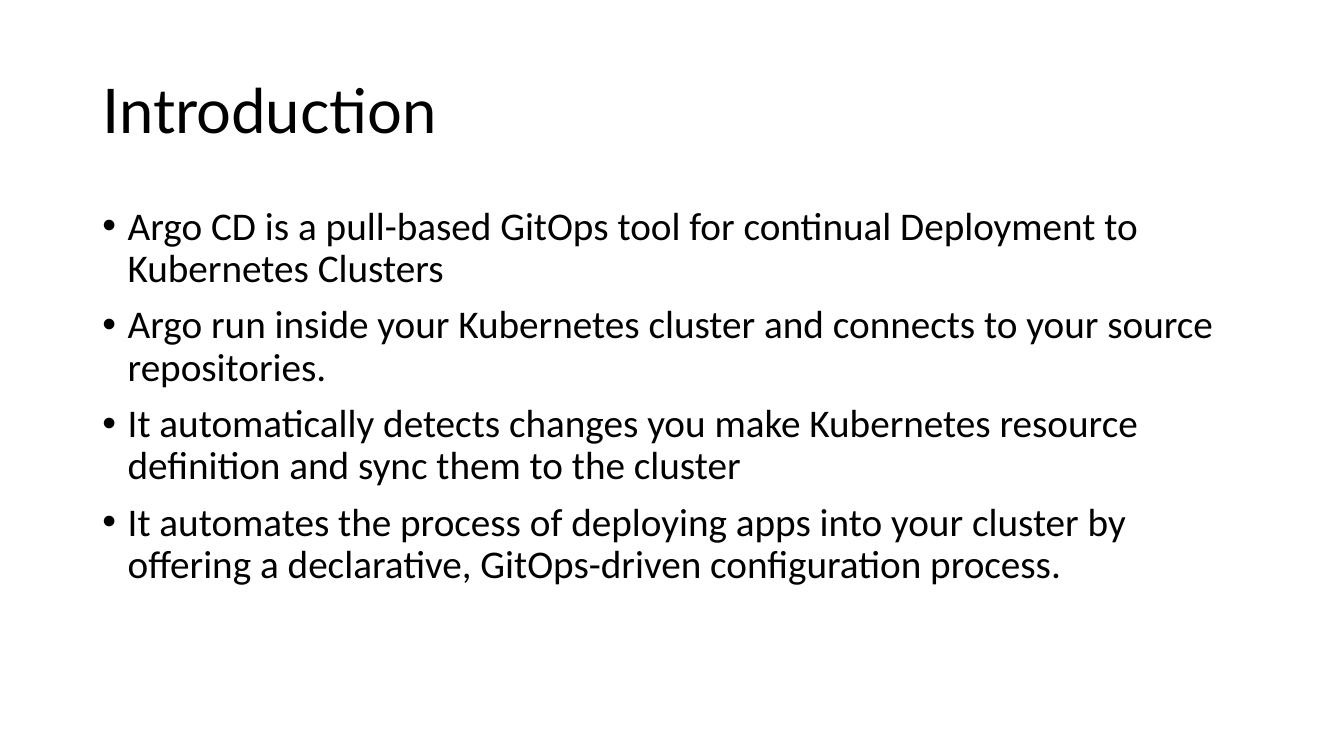
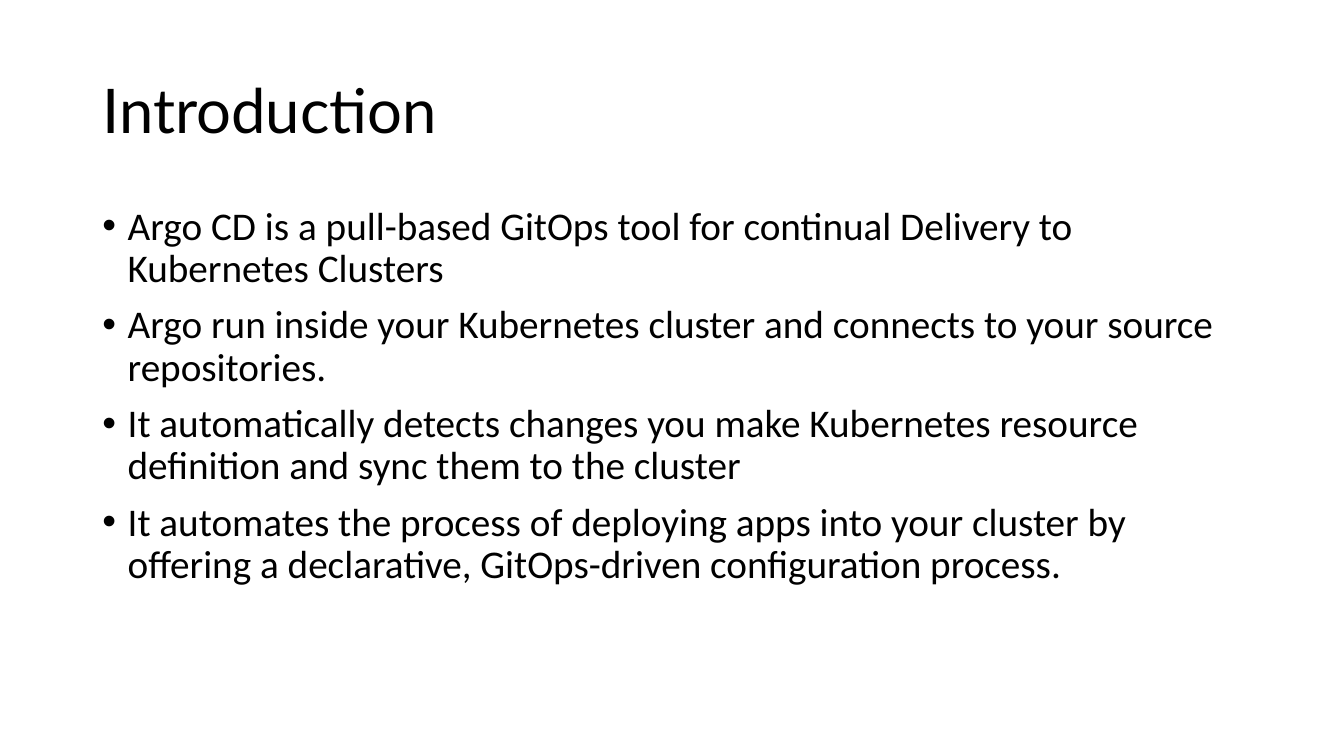
Before and after one commit to amitopenwriteup/argodocs, a slide deck: slide 6 of ArgoCD.pptx. Drawn at 1344x756 pixels with LibreOffice and Linux fonts; fonts in the diff are those of the drawing. Boxes give left, top, right and bottom in pixels: in the first picture for what was removed or moved away, otherwise in the second. Text is boxed around its words. In the diff, an @@ line names an element or a change of style, - is before the commit and + after.

```diff
--- a/ArgoCD.pptx
+++ b/ArgoCD.pptx
@@ text at (x1=128, y1=212, x2=1072, y2=283): text changed @@
-• Argo CD is a pull-based GitOps tool for continual Deployment to Kubernetes Clusters
+• Argo CD is a pull-based GitOps tool for continual Delivery to Kubernetes Clusters
```
Also in this commit, not shown: 4 other slides changed, 2 other files.
